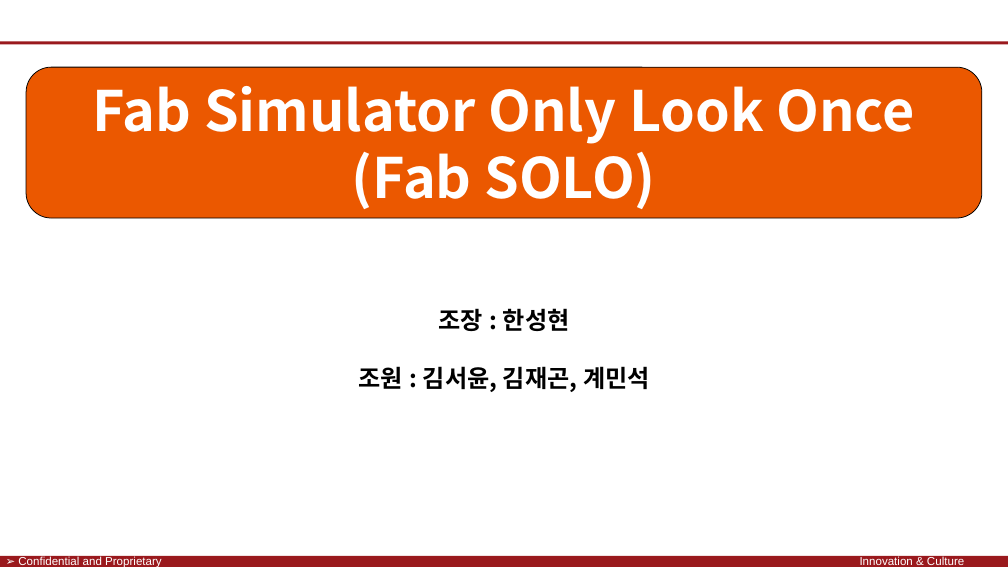
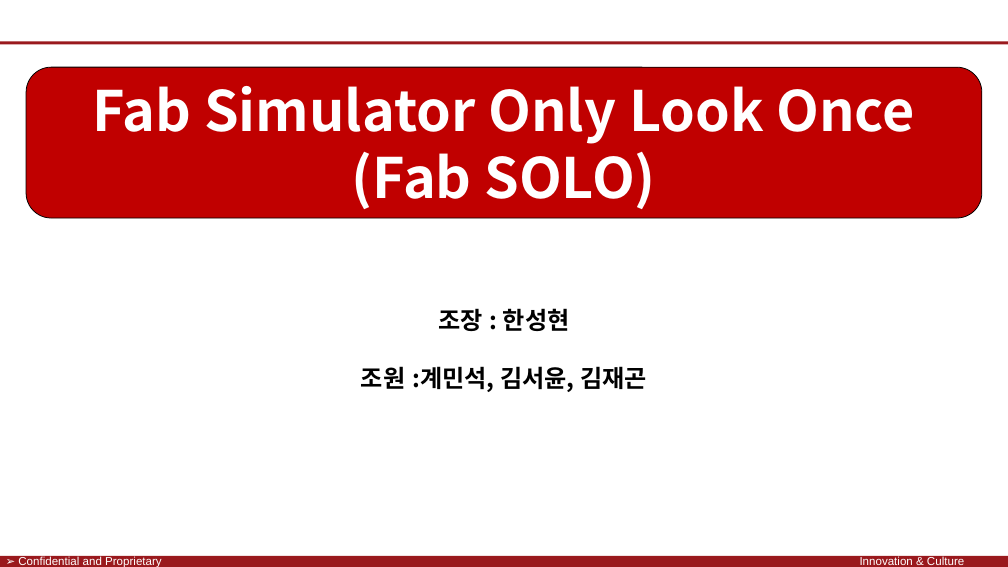
Before and after one commit to SaintSeong/JusungProject, a slide deck: slide 1 of A조 발표.pptx. Drawn at 1008x567 pixels with LibreOffice and Linux fonts; fonts in the diff are those of the drawing; background and template pictures are left out. Boxes give left, top, right and bottom in pixels: in the first picture for what was removed or moved away, otherwise in the second. Text is boxed around its words. In the diff, an @@ line names an element or a change of style, - is before the commit and + after.

```diff
--- a/A조 발표.pptx
+++ b/A조 발표.pptx
@@ rounded rectangle at (x1=26, y1=67, x2=982, y2=219): fill #EB5800 to #C00000 @@
@@ text at (x1=361, y1=366, x2=647, y2=392): text changed @@
-조원 : 김서윤, 김재곤, 계민석
+조원 :계민석, 김서윤, 김재곤
```
Also in this commit, not shown: 11 other slides changed, 2 slides added, 2 slides removed, 1 other file.
